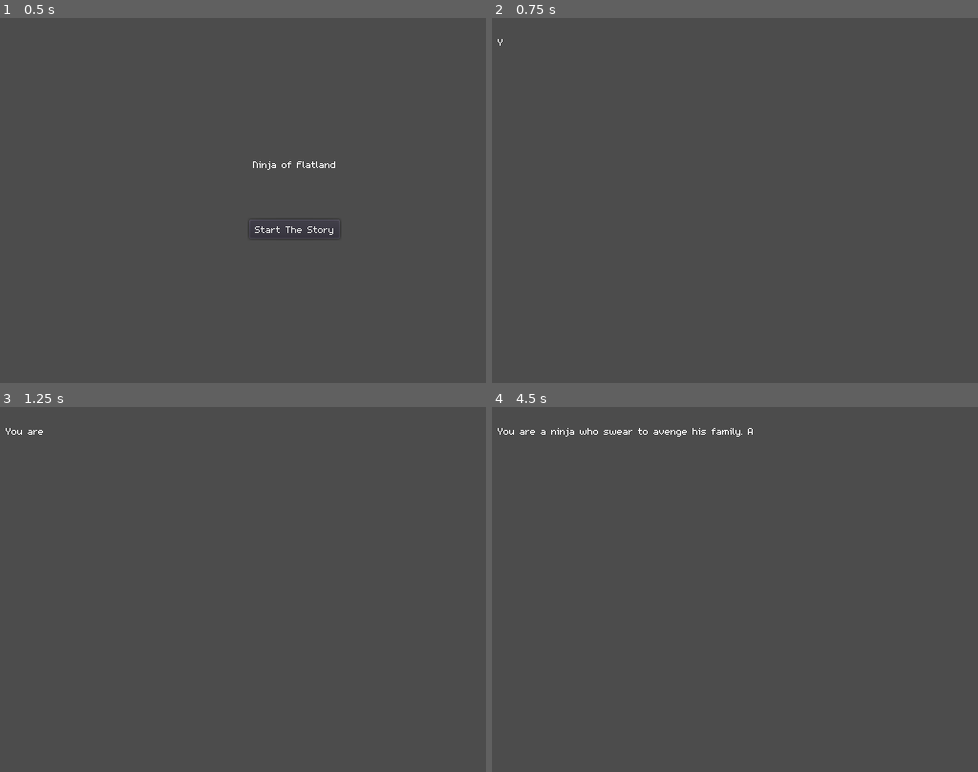
Above: before the commit, frames 1-4 (two rows, left to right).
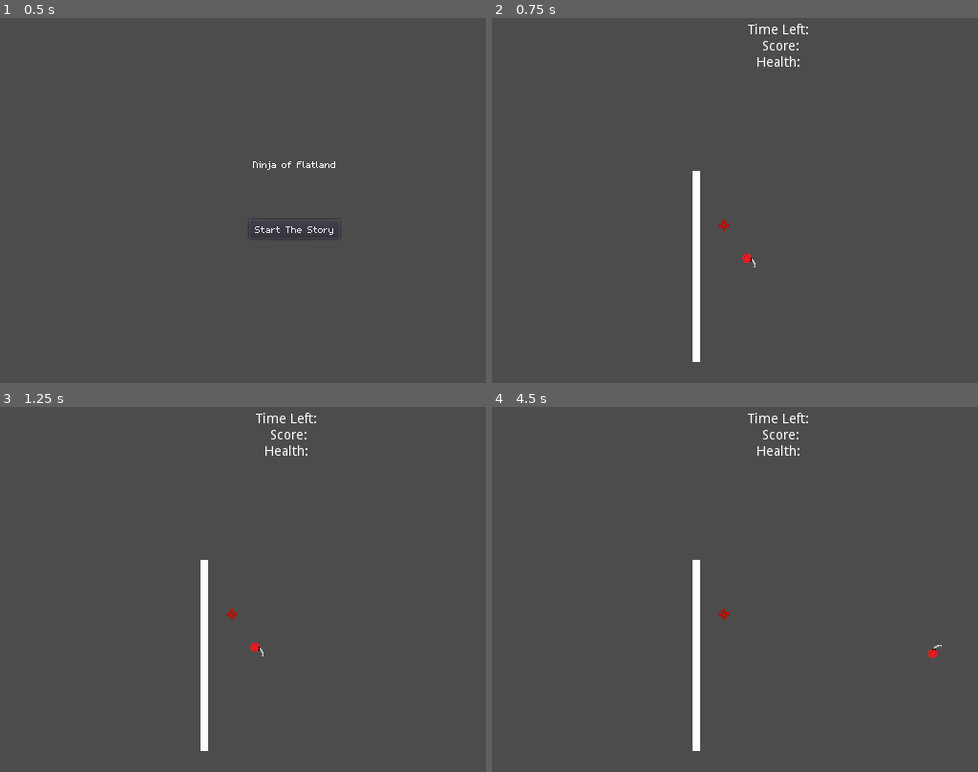
Above: after the commit, the same moments.

Repository: bsu-cs315/Final_Project_Group5
Game: Godot game, scene res://Scenes/TitleScreen.tscn
The game is run twice, just before and just after one commit, with the same random seed, the same clock (stepped at 60 frames per second) and the same inputs.
Inputs:
- Up to frame 1 (0.5 s): no input
- Up to frame 2 (0.75 s): click "Start The Story" at 0.5 s
- Up to frame 3 (1.25 s): no input
- Up to frame 4 (4.5 s): tap Enter at 1.25 s; hold Right (move_right) 1.28-2.03 s; tap R (reAwaken) every 0.75 s from 1.35 to 4.35 s; hold Down (move_down) 2.03-2.78 s; hold Right (move_right) 2.78-3.53 s; hold Up (move_up) 3.53-4.28 s; hold Left (move_left) from 4.28 s (still down)

Frame 1 is identical in both runs. In frame 2, 1.2% of the frame differs, in the area x 1-66%, y 1-95%; in frame 3, 1.3%; in frame 4, 1.5%, in the area x 1-93%, y 1-95%.

Commit message:
add second level for sandboxing ideas and re-worked how invulnerability is handled

Diff:
--- /dev/null
+++ b/project/BulletBoxWall.tscn
@@ -0,0 +1,15 @@
+[gd_scene load_steps=3 format=2]
+
+[ext_resource path="res://sprites/white_pixel.png" type="Texture" id=1]
+
+[sub_resource type="RectangleShape2D" id=1]
+extents = Vector2( 4, 100 )
+
+[node name="BulletBoxWall" type="StaticBody2D"]
+
+[node name="Sprite" type="Sprite" parent="."]
+scale = Vector2( 8, 200 )
+texture = ExtResource( 1 )
+
+[node name="CollisionShape2D" type="CollisionShape2D" parent="."]
+shape = SubResource( 1 )
--- a/project/Player.gd
+++ b/project/Player.gd
@@ -1,11 +1,17 @@
 extends KinematicBody2D
+
+onready var sprite = get_node("Sprite")
+onready var activeTexture = sprite.get_texture()
+onready var transparentTexture = load("res://sprites/transparent_pixel.png")
 
 var _velocity : Vector2 = Vector2.ZERO
 var _speed : int = 150
 var hit : bool = false
 var health : int = 3
+var _invulnerabilityTimer = 0
+var _invulnerabilityFlashTimer = 0.2
 
-onready var vulnerability = get_node("AfterTime")
+#onready var vulnerability = get_node("AfterTime")
 
 func _physics_process(_delta):
 	var input := Vector2.ZERO
@@ -19,24 +25,34 @@
 	rotatePlayer(input)
 
 
-	for i in get_slide_count():  # I propose we deprecate this method of bullet collision in favor of the one below using signals.
-		var collision := get_slide_collision(i)
-		if collision.collider.is_in_group("Bullets") and hit == false:
-			hit = true
-			print("1")
-		#if collision.collider.is_in_group("Wall"):  # commented this out for ease of testing
-		#	_speed = 100
+func _process(delta):
+
+	if _invulnerabilityTimer > 0:
+		_invulnerabilityTimer = _invulnerabilityTimer - delta
+		_invulnerabilityFlashTimer = _invulnerabilityFlashTimer - delta
+		if _invulnerabilityFlashTimer <= 0:
+			_invulnerabilityFlashTimer = 0.2
+			if sprite.get_texture() == activeTexture:
+				sprite.set_texture(transparentTexture)
+			else:
+				sprite.set_texture(activeTexture)
+	elif not _invulnerabilityTimer == -1: # this is essentially a weird way of saying if timer <= 0 while excluding -1 from that check, see why below
+		_invulnerabilityTimer = -1
+		sprite.set_texture(activeTexture)
 
 
 func _on_Area2D_area_entered(area):  # new method of doing bullet collision: make bullets area2D and have the player's area2D node send a signal to the player when it collides with the bullets area2D node. In other words, the player is responsible for bullet collision, not the bullet itself.
-	print("Collided with area2D node: '" + str(area) + "'!")
 	if area.is_in_group("Bullets"):
-		print("The Area2D I just collided with was in the 'Bullets' group!")
-		health = health - 1
-		print("Player HP: " + str(health))
-		set_collision_layer_bit(2,false)
-		set_collision_mask_bit(2,false)
-		vulnerability.start()
+		if _invulnerabilityTimer <= 0:
+			health = health - 1
+			print("Player HP: " + str(health))
+			_invulnerabilityTimer = 3
+		else:
+			print("Still invulnerable!")
+
+		#set_collision_layer_bit(2,false)
+		#set_collision_mask_bit(2,false)
+		#vulnerability.start()
 		if(health == 0):
 			get_tree().change_scene("res://Scenes/ReAwakening.tscn")
 	else:
@@ -57,4 +73,3 @@
 #func _on_AfterTime_timeout():
 #	collision_layer = 1
 #	collision_mask = 1
-#	pass # Replace with function body.
--- a/project/Player.tscn
+++ b/project/Player.tscn
@@ -7,11 +7,9 @@
 extents = Vector2( 8, 7.5 )
 
 [sub_resource type="RectangleShape2D" id=2]
-extents = Vector2( 8, 7.5 )
+extents = Vector2( 8, 7.25 )
 
 [node name="Player" type="KinematicBody2D"]
-collision_layer = 4
-collision_mask = 4
 script = ExtResource( 2 )
 
 [node name="Sprite" type="Sprite" parent="."]
@@ -24,7 +22,7 @@
 [node name="Area2D" type="Area2D" parent="."]
 
 [node name="CollisionShape2D" type="CollisionShape2D" parent="Area2D"]
-position = Vector2( -1, -0.5 )
+position = Vector2( -1, -0.75 )
 shape = SubResource( 2 )
 
 [node name="AfterTime" type="Timer" parent="."]
--- /dev/null
+++ b/project/Scenes/Level2.tscn
@@ -0,0 +1,21 @@
+[gd_scene load_steps=5 format=2]
+
+[ext_resource path="res://Player.tscn" type="PackedScene" id=1]
+[ext_resource path="res://HUD.tscn" type="PackedScene" id=2]
+[ext_resource path="res://BulletBoxWall.tscn" type="PackedScene" id=3]
+[ext_resource path="res://ThrowingStar.tscn" type="PackedScene" id=4]
+
+[node name="Level2" type="Node2D"]
+
+[node name="HUD" parent="." instance=ExtResource( 2 )]
+
+[node name="Player" parent="." instance=ExtResource( 1 )]
+position = Vector2( 308, 277 )
+
+[node name="Background" type="Sprite" parent="."]
+
+[node name="BulletBoxWall" parent="." instance=ExtResource( 3 )]
+position = Vector2( 252, 282 )
+
+[node name="ThrowingStar" parent="." instance=ExtResource( 4 )]
+position = Vector2( 281, 239 )
--- a/project/Scenes/TitleScreen.gd
+++ b/project/Scenes/TitleScreen.gd
@@ -12,5 +12,5 @@
 
 func _on_TimePerLetter_timeout():
 	timer.visible_characters += 1
-	if(timer.visible_characters == 260):
-		get_tree().change_scene("res://Scenes/World.tscn")
+	if(timer.visible_characters == 1):
+		get_tree().change_scene("res://Scenes/Level2.tscn")
--- a/project/Scenes/TitleScreen.tscn
+++ b/project/Scenes/TitleScreen.tscn
@@ -14,7 +14,6 @@
 theme = ExtResource( 1 )
 custom_colors/font_outline_modulate = Color( 0, 0, 0, 1 )
 text = "Ninja of Flatland"
-percent_visible = -0.0666667
 
 [node name="Start" type="Button" parent="."]
 margin_left = 299.0
@@ -42,5 +41,7 @@
 [node name="TimePerLetter" type="Timer" parent="."]
 wait_time = 0.1
 
+[connection signal="ready" from="Title" to="." method="_on_Title_ready"]
 [connection signal="pressed" from="Start" to="." method="_on_Start_pressed"]
+[connection signal="ready" from="Prologue" to="." method="_on_Prologue_ready"]
 [connection signal="timeout" from="TimePerLetter" to="." method="_on_TimePerLetter_timeout"]
--- a/project/Scenes/World.tscn
+++ b/project/Scenes/World.tscn
@@ -7,6 +7,7 @@
 [ext_resource path="res://Barrier.tscn" type="PackedScene" id=5]
 [ext_resource path="res://HUD.tscn" type="PackedScene" id=6]
 [ext_resource path="res://Scenes/PauseMenu.tscn" type="PackedScene" id=7]
+[ext_resource path="res://ThrowingStar.tscn" type="PackedScene" id=8]
 
 [node name="World" type="Node2D"]
 script = ExtResource( 3 )
@@ -20,7 +21,7 @@
 margin_bottom = 1875.0
 
 [node name="Grass" type="Sprite" parent="."]
-position = Vector2( 391, 250 )
+position = Vector2( 359, 325 )
 scale = Vector2( 16.6033, 9.31866 )
 z_index = -149
 texture = ExtResource( 2 )
@@ -64,7 +65,7 @@
 scale = Vector2( 80, 6 )
 
 [node name="Barrier10" parent="Enviroment" instance=ExtResource( 5 )]
-position = Vector2( 290, 462 )
+position = Vector2( 291, 462 )
 scale = Vector2( 102, 6 )
 
 [node name="Barrier11" parent="Enviroment" instance=ExtResource( 5 )]
@@ -121,6 +122,9 @@
 [node name="AreaBullet13" parent="Wave1" instance=ExtResource( 4 )]
 position = Vector2( -348, 205 )
 
+[node name="ThrowingStar" parent="Wave1" instance=ExtResource( 8 )]
+position = Vector2( 254, 225 )
+
 [node name="TimeLeft" type="Timer" parent="."]
 wait_time = 31.0
 one_shot = true
--- /dev/null
+++ b/project/SpriteScript.gd
@@ -0,0 +1,16 @@
+extends Sprite
+
+
+# Declare member variables here. Examples:
+# var a = 2
+# var b = "text"
+
+
+# Called when the node enters the scene tree for the first time.
+func _ready():
+	pass # Replace with function body.
+
+
+# Called every frame. 'delta' is the elapsed time since the previous frame.
+#func _process(delta):
+#	pass
--- /dev/null
+++ b/project/ThrowingStar.gd
@@ -0,0 +1,3 @@
+extends Area2D
+func _process(delta):
+	rotation_degrees =  rotation_degrees + (-delta * 360)
--- /dev/null
+++ b/project/ThrowingStar.tscn
@@ -0,0 +1,16 @@
+[gd_scene load_steps=4 format=2]
+
+[ext_resource path="res://sprites/shuriken.png" type="Texture" id=1]
+[ext_resource path="res://ThrowingStar.gd" type="Script" id=2]
+
+[sub_resource type="RectangleShape2D" id=1]
+extents = Vector2( 5, 5 )
+
+[node name="ThrowingStar" type="Area2D" groups=["Bullets"]]
+script = ExtResource( 2 )
+
+[node name="Sprite" type="Sprite" parent="."]
+texture = ExtResource( 1 )
+
+[node name="CollisionShape2D" type="CollisionShape2D" parent="."]
+shape = SubResource( 1 )
Not shown: 1 places in project/Scenes/World.tscn that only renumber resources
Binary file added: project/sprites/shuriken.png
Not shown, added: project/sprites/shuriken.png.import
Binary file added: project/sprites/transparent_pixel.png
Not shown, added: project/sprites/transparent_pixel.png.import
